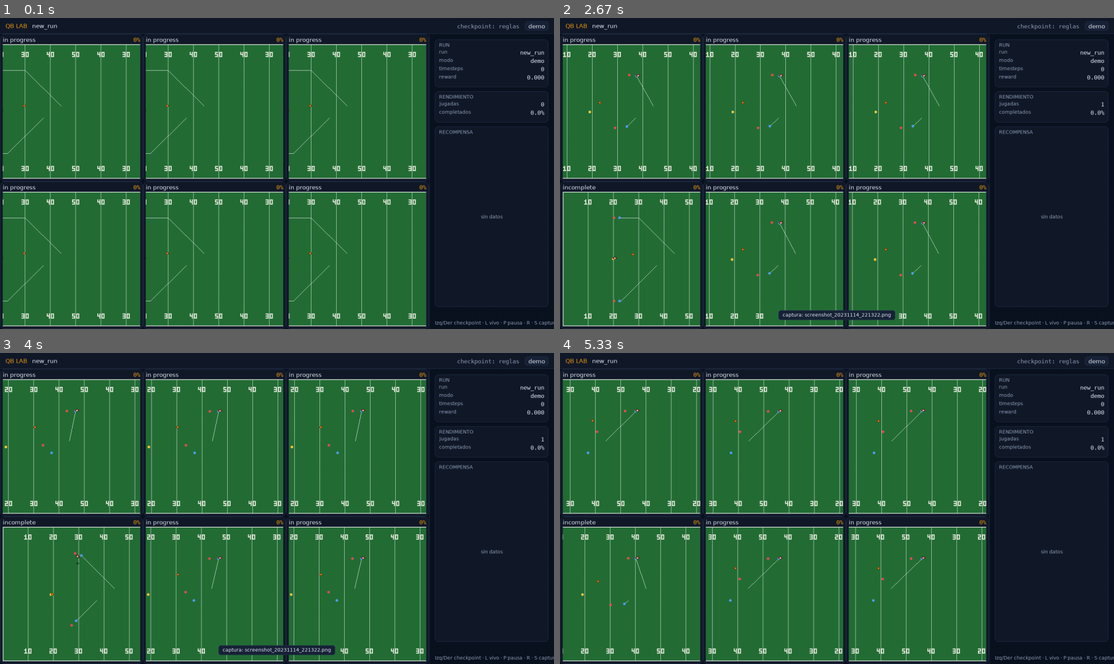
Above: before the commit, frames 1-4 (two rows, left to right).
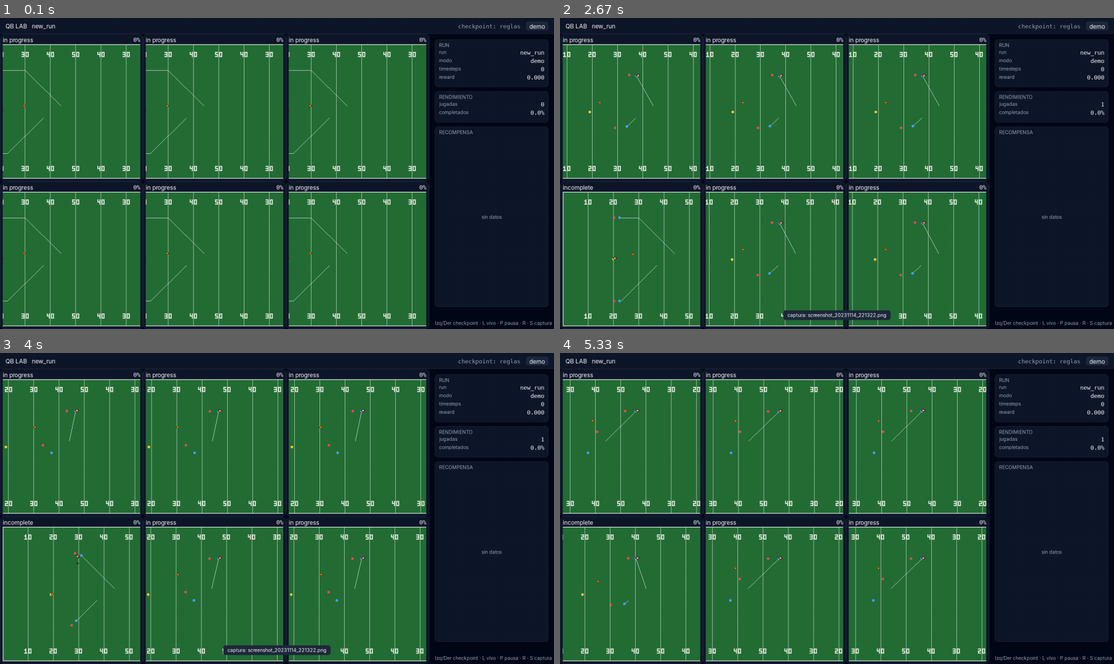
Above: after the commit, the same moments.

Repository: pedroolib/football-sim-rl
Game: pygame game, started from scripts/train_dashboard.py
Same seed, same stepped clock (60 frames per second), same inputs: the game is played once before the commit and once after it.
Inputs:
- Up to frame 1 (0.1 s): no input
- Up to frame 2 (2.67 s): hold Right 0.33-0.8 s; hold Left 1.9-2.3 s; tap S at 2.33 s
- Up to frame 3 (4 s): hold Left 3.33-3.8 s; hold Right from 3.83 s (still down)
- Up to frame 4 (5.33 s): release Right at 4.3 s; hold Right 4.33-4.8 s; hold Left from 4.83 s (still down)

The runs differ from the first frame. In frame 1, 1.0% of the frame differs, in the area x 0-100%, y 1-100%; in frame 2, 1.2%; in frame 3, 1.2%; in frame 4, 1.0%.

Commit message:
style: tema oscuro estilo shadcn/ui para el dashboard

Diff:
--- a/src/qb_sim/ui/dashboard.py
+++ b/src/qb_sim/ui/dashboard.py
@@ -56,12 +56,12 @@
 _MENU_KEYS = (pygame.K_UP, pygame.K_DOWN, pygame.K_LEFT, pygame.K_RIGHT)
 MENU_REPEAT_DELAY = 0.35
 MENU_REPEAT_INTERVAL = 0.06
-MENU_ACCENT = theme.PRIMARY_SOFT
+MENU_ACCENT = theme.PRIMARY
 MENU_TEXT = theme.TEXT
 MENU_MUTED = theme.TEXT_MUTED
-MENU_SELECTED = (30, 58, 100)
-MENU_CARD = theme.SURFACE
-MENU_ROW = theme.SURFACE_ALT
+MENU_SELECTED = theme.SURFACE_ALT
+MENU_CARD = theme.BACKGROUND
+MENU_ROW = theme.SURFACE
 HEADER_HEIGHT = 46
 CAMERA_FOLLOW_RATE = 4.0
 ENV_KINDS = ("passing", "drive", "role_play", "role_drive", "composition")
@@ -661,13 +661,19 @@
         shadow = pygame.Surface((card.width, card.height), pygame.SRCALPHA)
         shadow.fill((0, 0, 0, 110))
         self.screen.blit(shadow, (card.x + 6, card.y + 8))
-        pygame.draw.rect(self.screen, MENU_CARD, card, border_radius=18)
-        pygame.draw.rect(self.screen, MENU_ACCENT, card, 2, border_radius=18)
+        pygame.draw.rect(self.screen, MENU_CARD, card, border_radius=theme.RADIUS_LG)
+        pygame.draw.rect(
+            self.screen,
+            theme.BORDER,
+            card,
+            1,
+            border_radius=theme.RADIUS_LG,
+        )
 
         title_image = self.font.render(title, True, MENU_TEXT)
         self.screen.blit(title_image, (card.x + 24, card.y + 16))
         if self._menu_mode == "models":
-            hint = "↑↓ mover · ←→ modelo · Enter abrir/elegir · M/N · Esc cerrar"
+            hint = "Arriba/Abajo · Izq/Der modelo · Enter abrir/elegir · Esc"
         else:
             hint = "Arriba/Abajo mover · Izq/Der ajustar (mantener) · M/N cambiar · Esc cerrar"
         hint_image = self.font.render(hint, True, MENU_MUTED)
@@ -677,7 +683,7 @@
         )
         pygame.draw.line(
             self.screen,
-            (40, 52, 68),
+            theme.BORDER,
             (card.x + 20, card.y + 46),
             (card.right - 20, card.y + 46),
             1,
@@ -701,11 +707,10 @@
                 MENU_TEXT if index == selected else MENU_MUTED,
             )
             self.screen.blit(name_image, (row_rect.x + 16, row_rect.y + 6))
-            value_color = MENU_ACCENT if index == selected else MENU_TEXT
-            value_image = self.font_mono.render(value_text, True, value_color)
+            value_image = self.font_mono.render(value_text, True, MENU_TEXT)
             if bounds is not None and bounds[1] > bounds[0] and numeric is not None:
                 track = pygame.Rect(row_rect.x + 360, row_rect.centery - 3, 210, 6)
-                pygame.draw.rect(self.screen, (44, 54, 68), track, border_radius=3)
+                pygame.draw.rect(self.screen, theme.BORDER, track, border_radius=3)
                 fraction = (numeric - bounds[0]) / (bounds[1] - bounds[0])
                 fraction = max(0.0, min(1.0, fraction))
                 fill = pygame.Rect(
@@ -715,12 +720,9 @@
                     track.height,
                 )
                 pygame.draw.rect(self.screen, MENU_ACCENT, fill, border_radius=3)
-                pygame.draw.circle(
-                    self.screen,
-                    MENU_TEXT,
-                    (track.x + int(track.width * fraction), track.centery),
-                    6,
-                )
+                knob = (track.x + int(track.width * fraction), track.centery)
+                pygame.draw.circle(self.screen, MENU_TEXT, knob, 6)
+                pygame.draw.circle(self.screen, MENU_CARD, knob, 6, 2)
                 value_x = track.right + 22
             else:
                 value_x = row_rect.right - value_image.get_width() - 22
@@ -728,13 +730,13 @@
 
         if len(rows) > visible_rows:
             track = pygame.Rect(card.right - 12, card.y + 56, 4, len(window) * row_height)
-            pygame.draw.rect(self.screen, (44, 54, 68), track, border_radius=2)
+            pygame.draw.rect(self.screen, theme.BORDER, track, border_radius=2)
             thumb_height = max(24, int(track.height * visible_rows / len(rows)))
             span = max(1, len(rows) - visible_rows)
             thumb_y = track.y + int((track.height - thumb_height) * start / span)
             pygame.draw.rect(
                 self.screen,
-                MENU_ACCENT,
+                theme.TEXT_MUTED,
                 pygame.Rect(track.x, thumb_y, track.width, thumb_height),
                 border_radius=2,
             )
@@ -814,7 +816,7 @@
             (0, HEADER_HEIGHT - 1),
             (bar.right, HEADER_HEIGHT - 1),
         )
-        brand = self.font_sans.render("QB LAB", True, theme.ACCENT)
+        brand = self.font_sans.render("QB LAB", True, theme.TEXT)
         self.screen.blit(brand, (theme.SPACE_LG, 13))
         run = self.font_sans.render(self.run_dir.name, True, theme.TEXT)
         self.screen.blit(run, (theme.SPACE_LG + brand.get_width() + 14, 13))
@@ -841,6 +843,13 @@
         header_height = 30
         pygame.draw.rect(self.screen, theme.SURFACE, rect, border_radius=theme.RADIUS_LG)
         pygame.draw.rect(self.screen, theme.BORDER, rect, 1, border_radius=theme.RADIUS_LG)
+        pygame.draw.line(
+            self.screen,
+            theme.BORDER,
+            (rect.x + 1, rect.y + header_height),
+            (rect.right - 1, rect.y + header_height),
+            1,
+        )
         field_rect = pygame.Rect(
             rect.x + margin,
             rect.y + header_height,
@@ -886,7 +895,7 @@
             label = panel.last_outcome or "in_progress"
             stat = f"{panel.completion_pct:0.0f}%"
         label_image = self.font_sans.render(label.replace("_", " "), True, theme.TEXT)
-        stat_image = self.font_mono.render(stat, True, theme.ACCENT)
+        stat_image = self.font_mono.render(stat, True, theme.TEXT)
         self.screen.blit(label_image, (rect.x + margin, rect.y + 7))
         self.screen.blit(
             stat_image,
@@ -1077,12 +1086,12 @@
         local = [(px - plot.x, py - plot.y) for px, py in points]
         pygame.draw.polygon(
             area,
-            (theme.PRIMARY[0], theme.PRIMARY[1], theme.PRIMARY[2], 46),
+            (theme.CHART[0], theme.CHART[1], theme.CHART[2], 46),
             local + [(plot.width, plot.height), (0, plot.height)],
         )
         self.screen.blit(area, plot.topleft)
-        pygame.draw.lines(self.screen, theme.PRIMARY_SOFT, False, points, 2)
-        pygame.draw.circle(self.screen, theme.ACCENT, points[-1], 4)
+        pygame.draw.lines(self.screen, theme.CHART, False, points, 2)
+        pygame.draw.circle(self.screen, theme.TEXT, points[-1], 4)
         high_image = self.font_small.render(f"{high:0.2f}", True, theme.TEXT_MUTED)
         low_image = self.font_small.render(f"{low:0.2f}", True, theme.TEXT_MUTED)
         self.screen.blit(high_image, (plot.right - high_image.get_width(), plot.y + 2))
--- a/src/qb_sim/ui/theme.py
+++ b/src/qb_sim/ui/theme.py
@@ -1,18 +1,19 @@
-"""Shared visual tokens for the Pygame dashboard (dark, data-dense)."""
+"""Shared visual tokens for the Pygame dashboard (shadcn/ui dark, slate)."""
 
 import pygame
 
-BACKGROUND = (11, 18, 32)
-SURFACE = (18, 26, 42)
-SURFACE_ALT = (24, 35, 56)
-BORDER = (38, 51, 77)
-TEXT = (230, 236, 245)
-TEXT_MUTED = (143, 160, 184)
-PRIMARY = (59, 130, 246)
-PRIMARY_SOFT = (96, 165, 250)
-ACCENT = (245, 158, 11)
-DESTRUCTIVE = (239, 68, 68)
-SUCCESS = (34, 197, 94)
+BACKGROUND = (2, 8, 23)  # hsl(222.2 84% 4.9%)
+SURFACE = (15, 23, 42)  # slate-900 card lift
+SURFACE_ALT = (30, 41, 59)  # slate-800: muted, accent, borders
+BORDER = (30, 41, 59)
+TEXT = (248, 250, 252)  # slate-50
+TEXT_MUTED = (148, 163, 184)  # slate-400
+PRIMARY = (248, 250, 252)  # near-white, shadcn dark primary
+PRIMARY_SOFT = (203, 213, 225)  # slate-300 ring
+ACCENT = (96, 165, 250)  # blue-400 interactive hint
+CHART = (59, 130, 246)  # blue-500 chart line
+DESTRUCTIVE = (248, 113, 113)  # red-400
+SUCCESS = (74, 222, 128)  # green-400
 
 SPACE_XS = 4
 SPACE_SM = 8
@@ -21,15 +22,22 @@
 SPACE_XL = 24
 
 RADIUS_SM = 6
-RADIUS_MD = 10
-RADIUS_LG = 14
+RADIUS_MD = 8
+RADIUS_LG = 12
 
 FONT_SIZE_SM = 14
 FONT_SIZE_MD = 17
 FONT_SIZE_LG = 21
 
-_SANS_CANDIDATES = ("firasans", "dejavusans", "liberationsans", "notosans", "arial")
-_MONO_CANDIDATES = ("firacode", "dejavusansmono", "liberationmono", "notosansmono", "courier")
+_SANS_CANDIDATES = ("inter", "geist", "notosans", "dejavusans", "liberationsans", "arial")
+_MONO_CANDIDATES = (
+    "jetbrainsmononerdfont",
+    "jetbrainsmono",
+    "firacode",
+    "dejavusansmono",
+    "liberationmono",
+    "courier",
+)
 
 
 def _load_font(candidates: tuple[str, ...], size: int, bold: bool) -> pygame.font.Font:
--- a/tests/test_theme.py
+++ b/tests/test_theme.py
@@ -16,6 +16,7 @@
         "PRIMARY",
         "PRIMARY_SOFT",
         "ACCENT",
+        "CHART",
         "DESTRUCTIVE",
         "SUCCESS",
     ):
Not shown, changed: AGENTS.md
